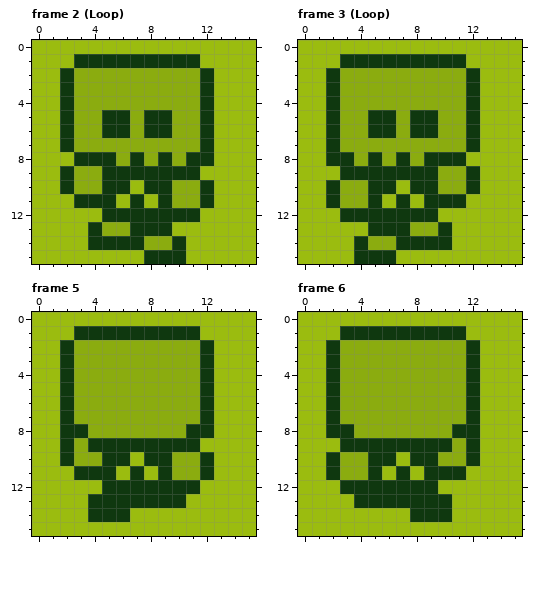
Pixel-art file: aseprite/zymie.aseprite. This is how it looked before the edit.
16x16 pixels, 9 frames. Shown: frame 2 (Loop), frame 3 (Loop), frame 5, frame 6. The commit also changed other frames, which this record leaves out.
The result:
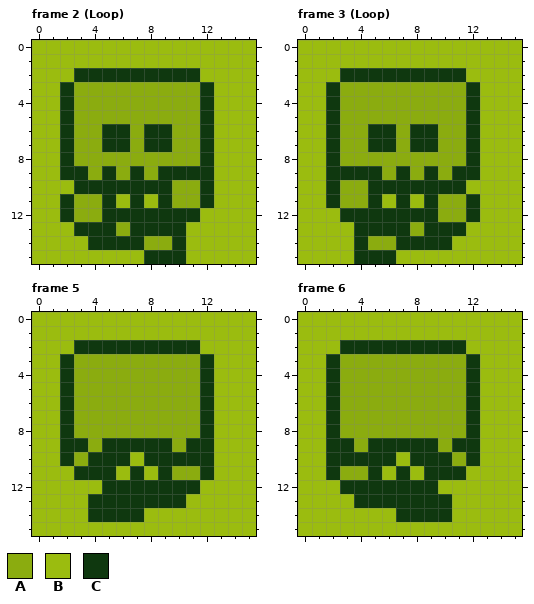
Palette (. is transparent): A #8bac0f  B #9bbc0f  C #0f380f
Changes in this commit:
--- frame 2 (Loop)
@@ x 0..15 @@
  0 BBBBBBBBBBBBBBBB
- 1 BBBCCCCCCCCCBBBB
- 2 BBCAAAAAAAAACBBB
+ 1 BBBBBBBBBBBBBBBB
+ 2 BBBCCCCCCCCCBBBB
  3 BBCAAAAAAAAACBBB
  4 BBCAAAAAAAAACBBB
- 5 BBCAACCACCAACBBB
+ 5 BBCAAAAAAAAACBBB
  6 BBCAACCACCAACBBB
- 7 BBCAAAAAAAAACBBB
- 8 BBBCCCACACACCBBB
- 9 BBCAACCCCCCCBBBB
-10 BBCAACCBCCAACBBB
-11 BBBCCCBCBCAACBBB
-12 BBBBBCCCCCCCBBBB
-13 BBBBCAACCCBBBBBB
+ 7 BBCAACCACCAACBBB
+ 8 BBCAAAAAAAAACBBB
+ 9 BBCCACACACCCCBBB
+10 BBBCCCCCCCAACBBB
+11 BBCAACBCBCAACBBB
+12 BBCAACCCCCCCBBBB
+13 BBBCCCACCCCBBBBB
 14 BBBBCCCCAACBBBBB
--- frame 3 (Loop)
@@ x 0..15 @@
  0 BBBBBBBBBBBBBBBB
- 1 BBBCCCCCCCCCBBBB
- 2 BBCAAAAAAAAACBBB
+ 1 BBBBBBBBBBBBBBBB
+ 2 BBBCCCCCCCCCBBBB
  3 BBCAAAAAAAAACBBB
  4 BBCAAAAAAAAACBBB
- 5 BBCAACCACCAACBBB
+ 5 BBCAAAAAAAAACBBB
  6 BBCAACCACCAACBBB
- 7 BBCAAAAAAAAACBBB
- 8 BBCCACACACCCBBBB
- 9 BBBCCCCCCCAACBBB
-10 BBCAACCBCCAACBBB
-11 BBCAACBCBCCCBBBB
-12 BBBCCCCCCCBBBBBB
-13 BBBBBCCCAACBBBBB
+ 7 BBCAACCACCAACBBB
+ 8 BBCAAAAAAAAACBBB
+ 9 BBCCCCACACACCBBB
+10 BBCAACCCCCCCBBBB
+11 BBCAACBCBCAACBBB
+12 BBBCCCCCCCAACBBB
+13 BBBBCCCCACCCBBBB
 14 BBBBCAACCCCBBBBB
--- frame 5
@@ x 0..15 @@
  0 BBBBBBBBBBBBBBBB
- 1 BBBCCCCCCCCCBBBB
- 2 BBCAAAAAAAAACBBB
+ 1 BBBBBBBBBBBBBBBB
+ 2 BBBCCCCCCCCCBBBB
  3 BBCAAAAAAAAACBBB
@@ x 0..15 @@
  7 BBCAAAAAAAAACBBB
- 8 BBCCAAAAAAACCBBB
- 9 BBCACCCCCCCCBBBB
-10 BBCAACCBCCAACBBB
+ 8 BBCAAAAAAAAACBBB
+ 9 BBCCACCCCCACCBBB
+10 BBCACCCBCCCCCBBB
 11 BBBCCCBCBCAACBBB
@@ x 5..9 @@
 13 CCCCC
-14 CCBBB
+14 CCCBB
 15 BBBBB
--- frame 6
@@ x 0..15 @@
  0 BBBBBBBBBBBBBBBB
- 1 BBBCCCCCCCCCBBBB
- 2 BBCAAAAAAAAACBBB
+ 1 BBBBBBBBBBBBBBBB
+ 2 BBBCCCCCCCCCBBBB
  3 BBCAAAAAAAAACBBB
@@ x 0..15 @@
  7 BBCAAAAAAAAACBBB
- 8 BBCCAAAAAAACCBBB
- 9 BBBCCCCCCCCACBBB
-10 BBCAACCBCCAACBBB
+ 8 BBCAAAAAAAAACBBB
+ 9 BBCCACCCCCACCBBB
+10 BBCCCCCBCCCACBBB
 11 BBCAACBCBCCCBBBB
@@ x 5..9 @@
 13 CCCCC
-14 BBBCC
+14 BBCCC
 15 BBBBB
Boxes around the changes in both pictures, in picture pixels (x1, y1, x2, y2):
changed: (60, 54, 214, 236)
changed: (326, 54, 480, 236)
changed: (60, 326, 214, 354)
changed: (74, 424, 214, 522)
changed: (326, 326, 480, 354)
changed: (326, 424, 466, 522)
